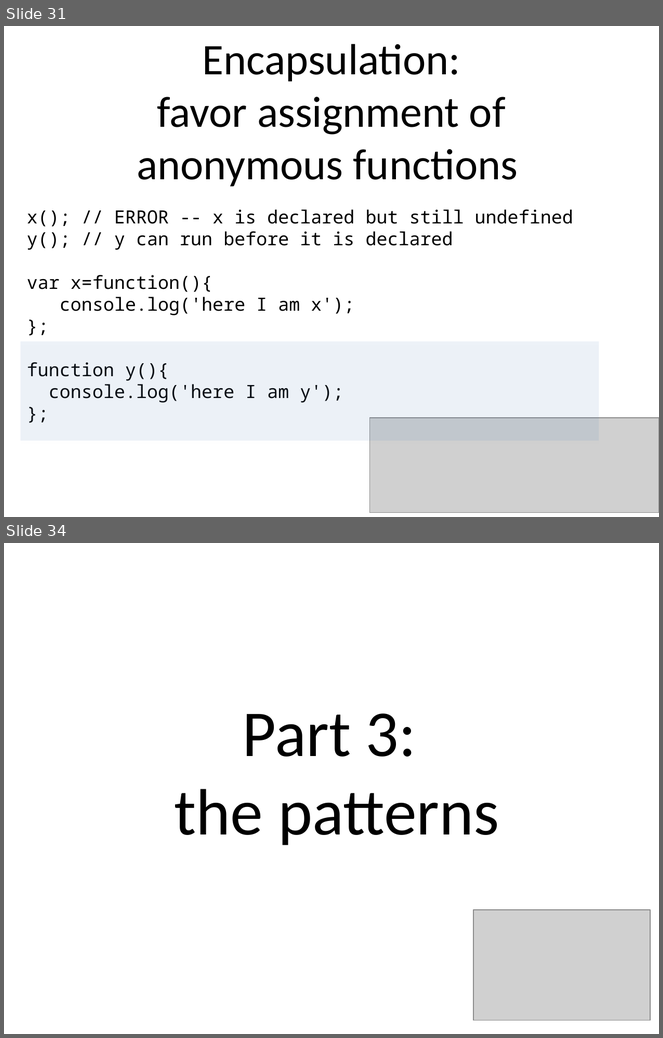
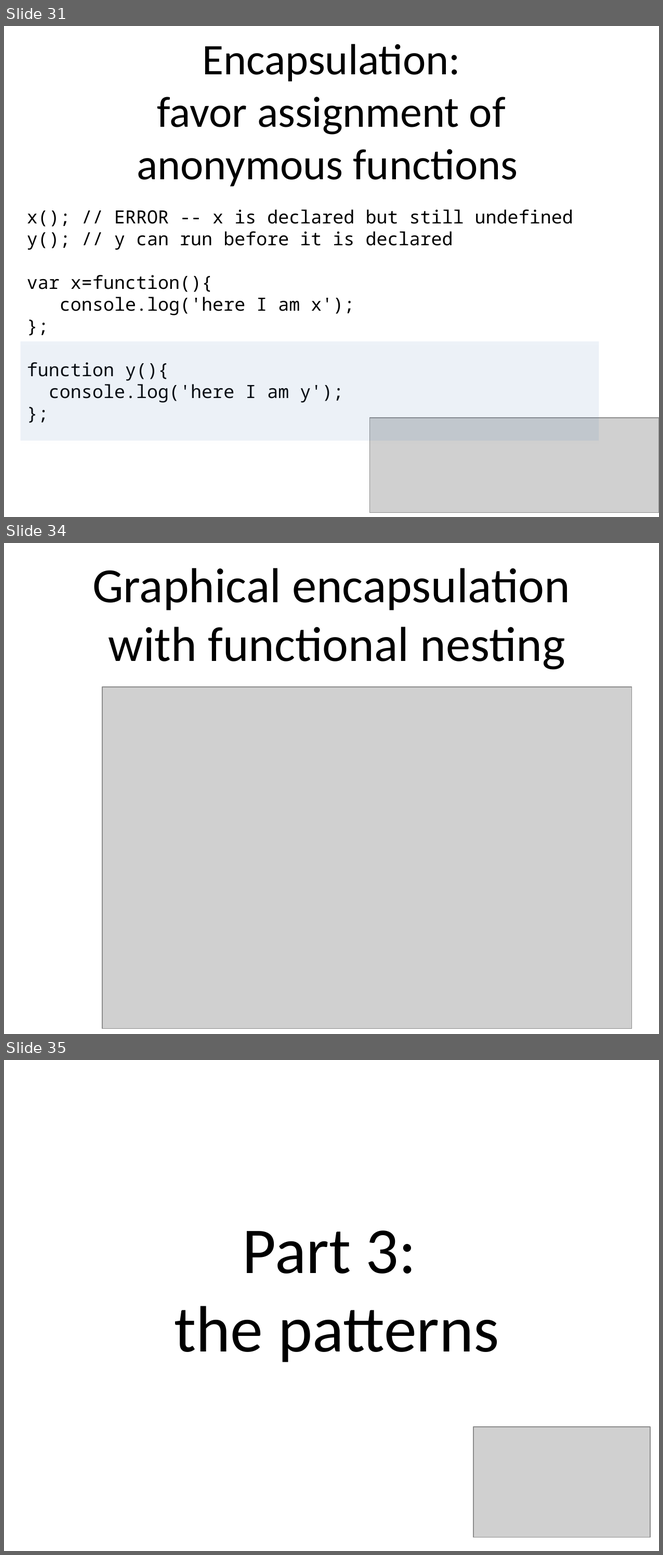
Before and after one commit to benralexander/lv, a slide deck: myD3_latest_c.ppt. Shown one above the other, each under a label of ours: slides 31 and 34 before the commit, slides 31, 34 and 35 after it; the slides between them are not shown. The pictures are 663x1038 and 663x1555 pixels, drawn with LibreOffice and Linux fonts; fonts in the diff are those of the drawing; grey boxes stand for pictures. Boxes give left, top, right and bottom in pixels: in the first picture for what was removed or moved away, otherwise in the second. Text is boxed around its words. In the diff, an @@ line names an element or a change of style, - is before the commit and + after.

```diff
--- a/myD3_latest_c.ppt
+++ b/myD3_latest_c.ppt
@@ slide 34 added at (4,543,659,1034), background #FFFFFF @@
@@ title added at (92,568,570,670), 54 pt, text #000000 @@
+Graphical encapsulation
+with functional nesting
@@ picture added at (102,687,632,1029) @@
@@ what was slide 34 is now slide 35 @@
```
Also in this commit, not shown: 18 slides changed, 1 other slide added, 1 slide removed, 3 other files.
